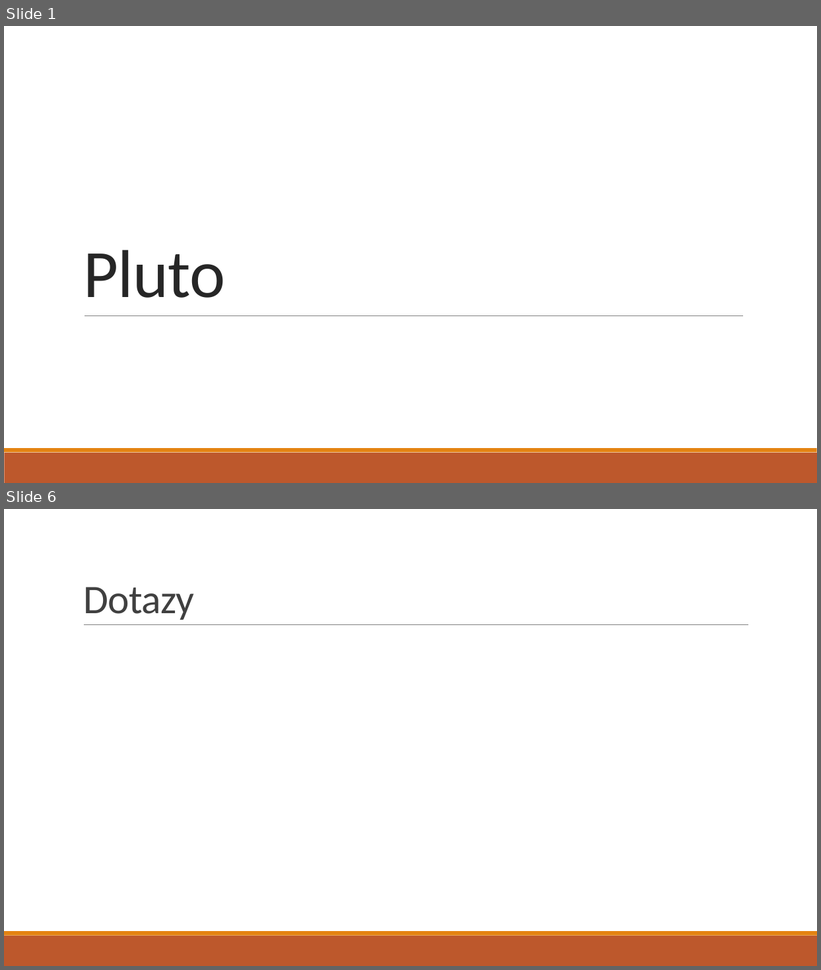
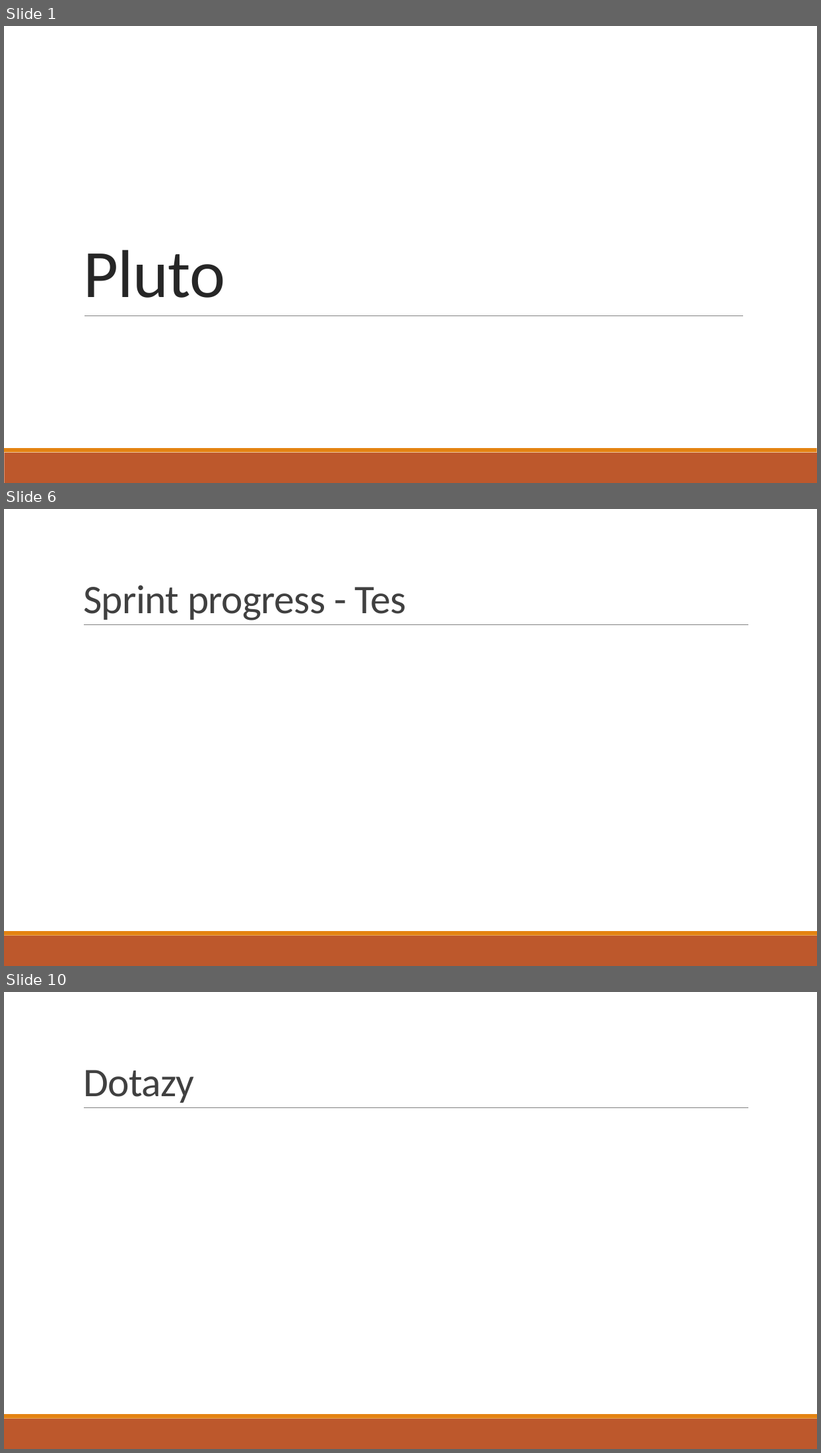
Before and after one commit to marlingocze/plutorsp, a slide deck: dokumenty/prezentace_rsp1.pptx. Shown one above the other, each under a label of ours: slides 1 and 6 before the commit, slides 1, 6 and 10 after it; the slides between them are not shown. The pictures are 821x970 and 821x1453 pixels, drawn with LibreOffice and Linux fonts; fonts in the diff are those of the drawing. Boxes give left, top, right and bottom in pixels: in the first picture for what was removed or moved away, otherwise in the second. Text is boxed around its words. In the diff, an @@ line names an element or a change of style, - is before the commit and + after.

```diff
--- a/dokumenty/prezentace_rsp1.pptx
+++ b/dokumenty/prezentace_rsp1.pptx
@@ slide 6 added at (4,509,817,966), background #FFFFFF; not listed: 3 template elements that a slide beside it also shows @@
@@ title added at (83,585,407,621), 48 pt, text #404040 @@
+Sprint progress - Tes
@@ what was slide 6 is now slide 10 @@
```
Also in this commit, not shown: 4 slides changed, 3 other slides added, 3 other files.
